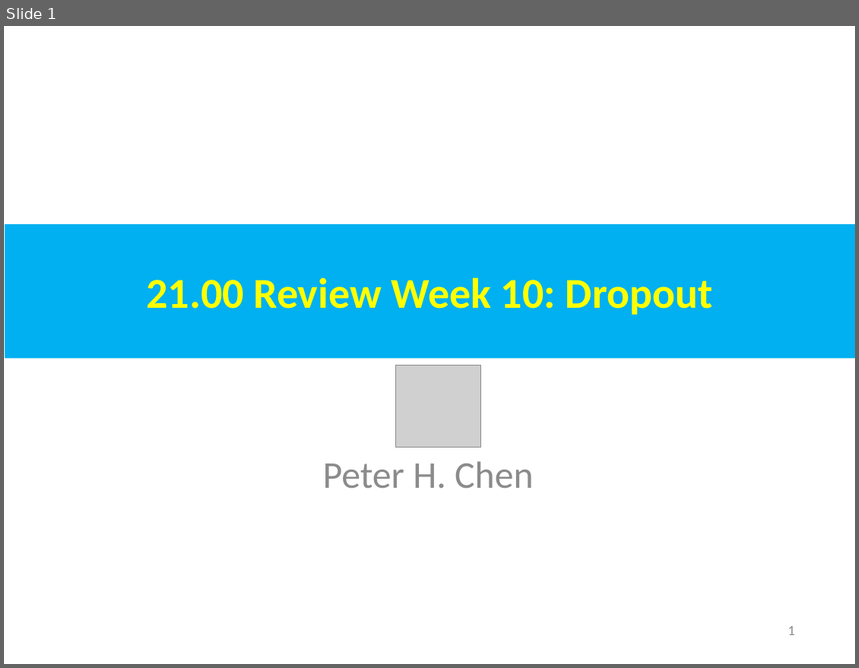
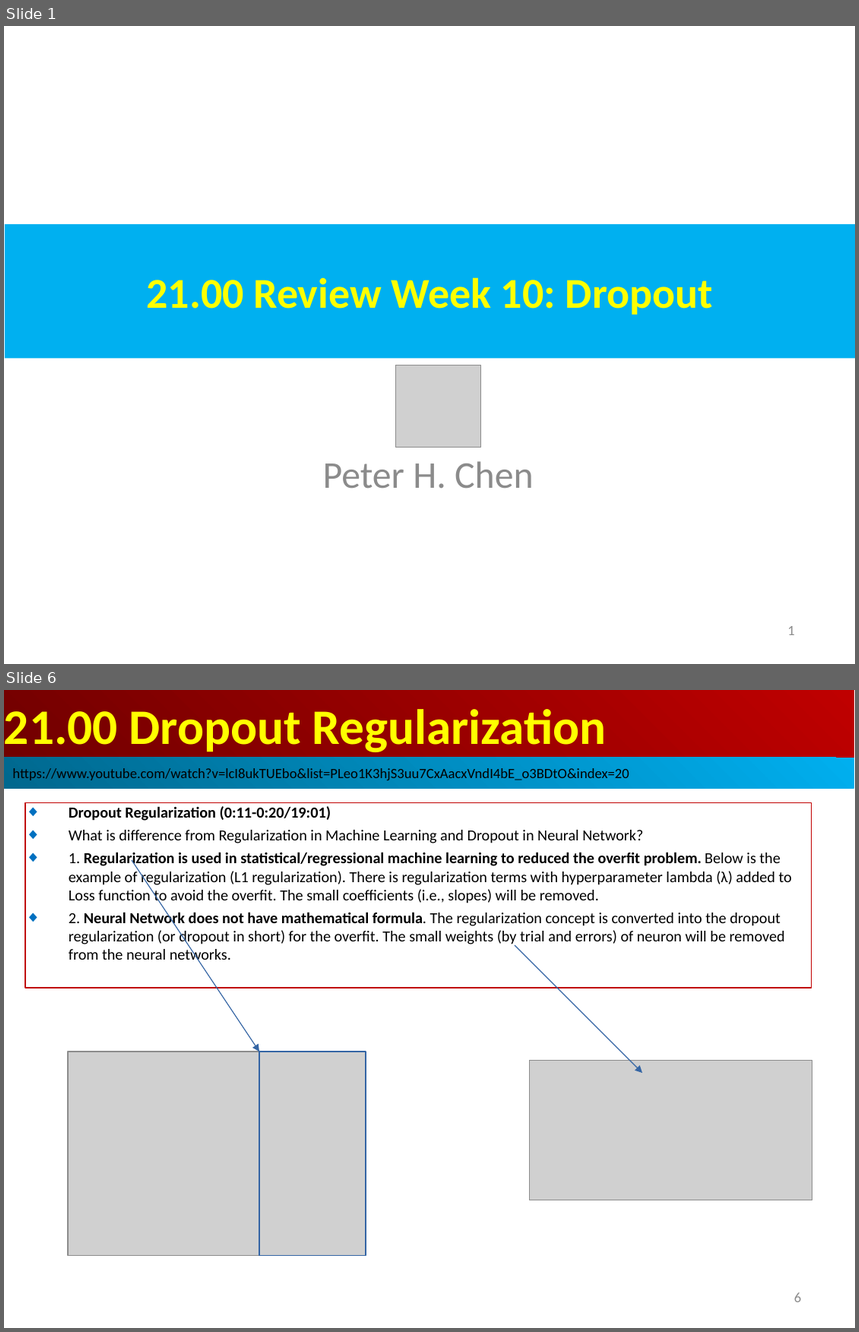
Before and after one commit to peterhchen/AIU_CS512_DL, a slide deck: 000_Lecture_Project/week11/001_Video/21.00_w10_review_Dropout.ppt. Shown one above the other, each under a label of ours: slide 1 before the commit, slides 1 and 6 after it; the slides between them are not shown. The pictures are 859x668 and 859x1332 pixels, drawn with LibreOffice and Linux fonts; fonts in the diff are those of the drawing; grey boxes stand for pictures. Boxes give left, top, right and bottom in pixels: in the first picture for what was removed or moved away, otherwise in the second. Text is boxed around its words. In the diff, an @@ line names an element or a change of style, - is before the commit and + after.

```diff
--- a/000_Lecture_Project/week11/001_Video/21.00_w10_review_Dropout.ppt
+++ b/000_Lecture_Project/week11/001_Video/21.00_w10_review_Dropout.ppt
@@ slide 6 added at bbox=[4, 690, 855, 1328], background #FFFFFF @@
@@ rectangle added at bbox=[4, 690, 854, 759], fill gradient #BF0000 to #710000, 42 pt, text #FFFF00, bold @@
+21.00 Dropout Regularization
@@ rectangle added at bbox=[4, 757, 854, 788], fill gradient #00AFEF to #00688E, 12 pt, text #000000 @@
+https://www.youtube.com/watch?v=lcI8ukTUEbo&list=PLeo1K3hjS3uu7CxAacxVndI4bE_o3BDtO&index=20
@@ rectangle added at bbox=[25, 803, 812, 988], outline #C00000 0.74 pt, 13 pt, text #000000 @@
+◆ Dropout Regularization (0:11-0:20/19:01)
+◆ What is difference from Regularization in Machine Learning and Dropout in Neural Network?
+◆ 1. Regularization is used in statistical/regressional machine learning to reduced the overfit problem. Below is the example of regularization (L1 regularization). There is regularization terms with hyperparameter lambda (λ) added to Loss function to avoid the overfit. The small coefficients (i.e., slopes) will be removed.
+◆ 2. Neural Network does not have mathematical formula. The regularization concept is converted into the dropout regularization (or dropout in short) for the overfit. The small weights (by trial and errors) of neuron will be removed from the neural networks.
@@ arrow added from (132, 860) to (259, 1052), #3465A4 0.74 pt @@
@@ arrow added from (515, 945) to (642, 1073), #3465A4 0.74 pt @@
@@ picture added at bbox=[68, 1052, 366, 1256] @@
@@ rectangle added at bbox=[259, 1052, 366, 1256], outline #3465A4 0.74 pt @@
@@ picture added at bbox=[530, 1060, 813, 1201] @@
@@ page number added at bbox=[794, 1293, 801, 1303], 12 pt, text #8B8B8B @@
+6
```
Also in this commit, not shown: 7 slides changed, 9 other slides added.
